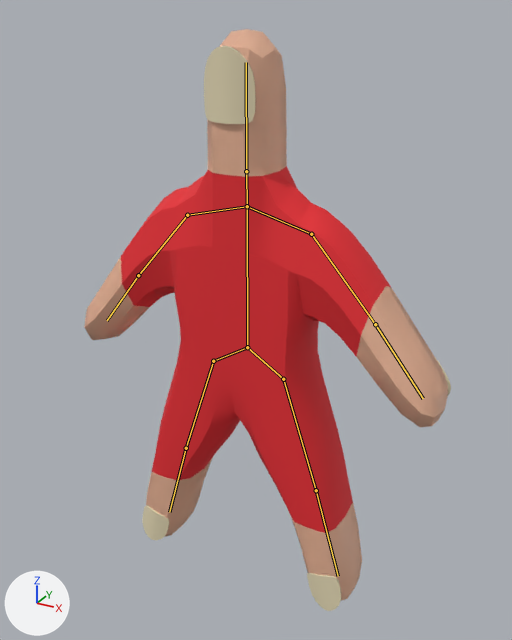
The Blender file assets/models/thumbThumb1.blend as it was, and as the next commit left it.
Before and after are seen from a 50 mm camera at (12.1, -20.0, 9.0) aimed at (1.0, 0.3, -1.2). Lighting does not change. The marker at lower left points along +X, +Y and +Z. The bones that bend it are drawn over the model as lines.

In view in the first picture: 'Nail', 'Nail.001', 'Nail.002', 'Thumb Thumb'.
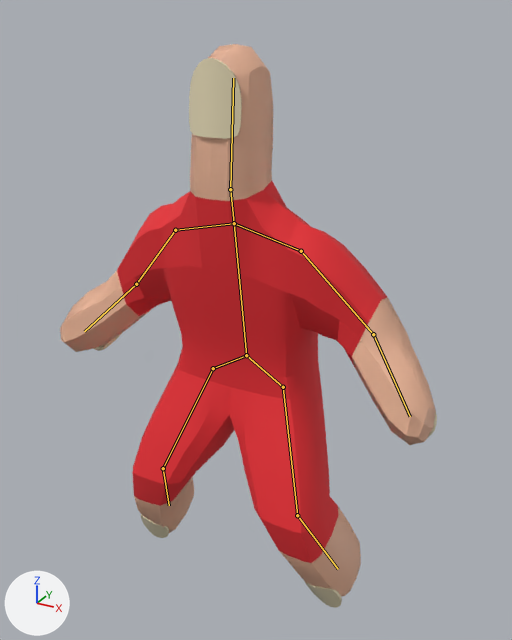
The newer file adds an action. The first version stands in its rest pose; the second is drawn at frame 6 of the action 'PrepareJump'.

Boxes (x1, y1, x2, y2) around the edits, measured in the pictures (512 x 640 px):
'Thumb Thumb', posed
    before: (84, 29, 448, 600)
    after: (60, 44, 436, 596)
'Nail', posed
    before: (204, 46, 256, 124)
    after: (189, 58, 242, 139)
'Nail.002', posed (12% shorter)
    before: (142, 505, 341, 611)
    after: (141, 515, 342, 608)
'Nail.001', posed
    before: (436, 359, 451, 395)
    after: (93, 333, 437, 437)
bone 'Bone', root to tip
    before: (247, 347) to (247, 206)
    after: (246, 355) to (234, 223)
bone 'Bone.002', root to tip
    before: (246, 171) to (246, 62)
    after: (230, 189) to (233, 78)
bone 'Bone.004.l', root to tip
    before: (311, 234) to (375, 324)
    after: (301, 251) to (373, 334)
bone 'Bone.005.l', root to tip
    before: (375, 324) to (423, 398)
    after: (373, 334) to (410, 416)
bone 'Bone.004.r', root to tip
    before: (187, 215) to (138, 275)
    after: (175, 230) to (136, 284)
bone 'Bone.005.r', root to tip
    before: (138, 275) to (107, 320)
    after: (136, 284) to (84, 331)
bone 'Bone.006.l', root to tip
    before: (247, 347) to (283, 379)
    after: (246, 355) to (283, 387)
bone 'Bone.007.l', root to tip
    before: (283, 379) to (316, 490)
    after: (283, 387) to (297, 515)
bone 'Bone.008.l', root to tip
    before: (316, 490) to (338, 576)
    after: (297, 515) to (338, 569)
bone 'Bone.006.r', root to tip
    before: (247, 347) to (213, 361)
    after: (246, 355) to (213, 368)
bone 'Bone.007.r', root to tip
    before: (213, 361) to (186, 448)
    after: (213, 368) to (163, 468)
bone 'Bone.008.r', root to tip
    before: (186, 448) to (169, 512)
    after: (163, 468) to (169, 505)

Diff of the bpy script that builds the scene:
```diff
--- a/assets/models/thumbThumb1.blend.py
+++ b/assets/models/thumbThumb1.blend.py
@@ bone_bone @@
 bone_bone = bpy.data.objects['Armature'].pose.bones['Bone']
-bone_bone.location = (0.0, 0.0, 0.0)
-bone_bone.rotation_quaternion = (1.0, 0.0, 0.0, 0.0)  # degrees (0, 0, 0)
+bone_bone.location = (0.0, -0.31, 0.07)
+bone_bone.rotation_quaternion = (0.997, 0.076, 0.0, 0.0)  # degrees (9, 0, 0)
@@ bone_bone_002 @@
 bone_bone_002 = bpy.data.objects['Armature'].pose.bones['Bone.002']  # child of 'Bone.001'
-bone_bone_002.rotation_quaternion = (1.0, 0.0, 0.0, 0.0)  # degrees (0, 0, 0)
+bone_bone_002.rotation_quaternion = (0.994, -0.113, 0.0, 0.0)  # degrees (-13, 0, 0)
@@ bone_bone_004_l @@
 bone_bone_004_l = bpy.data.objects['Armature'].pose.bones['Bone.004.l']  # child of 'Bone.003.l'
-bone_bone_004_l.rotation_quaternion = (1.0, 0.0, 0.0, 0.0)  # degrees (0, 0, 0)
+bone_bone_004_l.rotation_quaternion = (0.999, -0.029, 0.026, 0.0)  # degrees (-3, 3, 0)
@@ bone_bone_005_l @@
 bone_bone_005_l = bpy.data.objects['Armature'].pose.bones['Bone.005.l']  # child of 'Bone.004.l'
-bone_bone_005_l.rotation_quaternion = (1.0, 0.0, 0.0, 0.0)  # degrees (0, 0, 0)
+bone_bone_005_l.rotation_quaternion = (0.922, 0.305, -0.239, 0.0)  # degrees (39, -26, -9)
@@ bone_bone_004_r @@
 bone_bone_004_r = bpy.data.objects['Armature'].pose.bones['Bone.004.r']  # child of 'Bone.003.r'
-bone_bone_004_r.rotation_quaternion = (1.0, 0.0, 0.0, 0.0)  # degrees (0, 0, 0)
+bone_bone_004_r.rotation_quaternion = (0.999, -0.029, -0.026, 0.0)  # degrees (-3, -3, 0)
@@ bone_bone_005_r @@
 bone_bone_005_r = bpy.data.objects['Armature'].pose.bones['Bone.005.r']  # child of 'Bone.004.r'
-bone_bone_005_r.rotation_quaternion = (1.0, 0.0, 0.0, 0.0)  # degrees (0, 0, 0)
+bone_bone_005_r.rotation_quaternion = (0.922, 0.305, 0.239, 0.0)  # degrees (39, 26, 9)
@@ bone_bone_006_l @@
 bone_bone_006_l = bpy.data.objects['Armature'].pose.bones['Bone.006.l']
-bone_bone_006_l.location = (0.0, 0.0, 0.0)
-bone_bone_006_l.rotation_quaternion = (1.0, 0.0, 0.0, 0.0)  # degrees (0, 0, 0)
+bone_bone_006_l.location = (0.07, 0.16, -0.26)
+bone_bone_006_l.rotation_quaternion = (1.0, 0.0, 0.013, 0.008)  # degrees (0, 2, 1)
@@ bone_bone_007_l @@
 bone_bone_007_l = bpy.data.objects['Armature'].pose.bones['Bone.007.l']  # child of 'Bone.006.l'
-bone_bone_007_l.rotation_quaternion = (1.0, 0.0, 0.0, 0.0)  # degrees (0, 0, 0)
+bone_bone_007_l.rotation_quaternion = (0.98, 0.0, -0.063, -0.188)  # degrees (1, -7, -22)
@@ bone_bone_008_l @@
 bone_bone_008_l = bpy.data.objects['Armature'].pose.bones['Bone.008.l']  # child of 'Bone.007.l'
-bone_bone_008_l.rotation_quaternion = (1.0, 0.0, 0.0, 0.0)  # degrees (0, 0, 0)
+bone_bone_008_l.rotation_quaternion = (0.917, 0.0, 0.11, 0.383)  # degrees (5, 12, 46)
@@ bone_bone_006_r @@
 bone_bone_006_r = bpy.data.objects['Armature'].pose.bones['Bone.006.r']
-bone_bone_006_r.location = (0.0, 0.0, 0.0)
-bone_bone_006_r.rotation_quaternion = (1.0, 0.0, 0.0, 0.0)  # degrees (0, 0, 0)
+bone_bone_006_r.location = (-0.07, 0.16, -0.26)
+bone_bone_006_r.rotation_quaternion = (1.0, 0.0, -0.013, -0.008)  # degrees (0, -2, -1)
@@ bone_bone_007_r @@
 bone_bone_007_r = bpy.data.objects['Armature'].pose.bones['Bone.007.r']  # child of 'Bone.006.r'
-bone_bone_007_r.rotation_quaternion = (1.0, 0.0, 0.0, 0.0)  # degrees (0, 0, 0)
+bone_bone_007_r.rotation_quaternion = (0.98, 0.0, 0.063, 0.188)  # degrees (1, 7, 22)
@@ bone_bone_008_r @@
 bone_bone_008_r = bpy.data.objects['Armature'].pose.bones['Bone.008.r']  # child of 'Bone.007.r'
-bone_bone_008_r.rotation_quaternion = (1.0, 0.0, 0.0, 0.0)  # degrees (0, 0, 0)
+bone_bone_008_r.rotation_quaternion = (0.917, 0.0, -0.11, -0.383)  # degrees (5, -12, -46)
```
